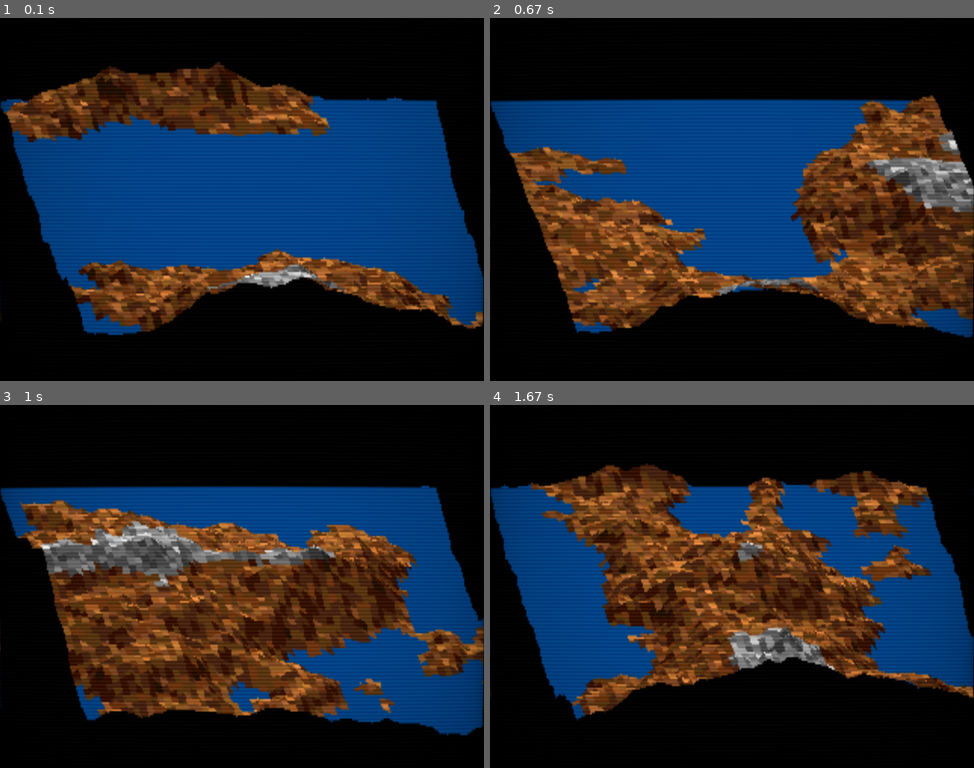
Above: before the commit, frames 1-4 (two rows, left to right).
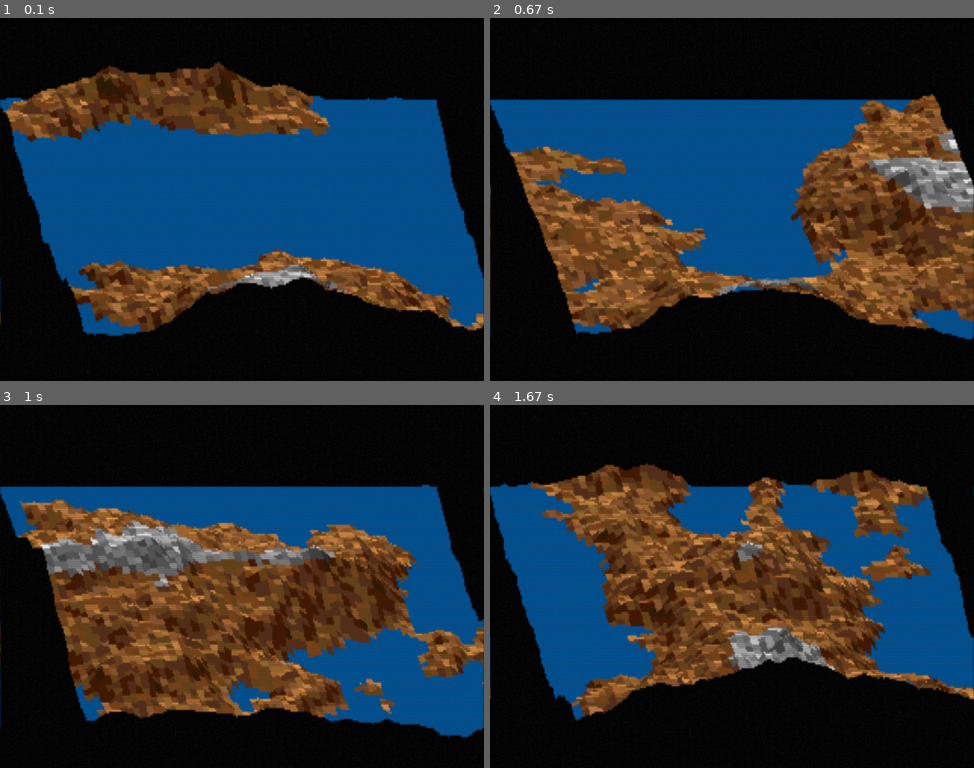
Above: after the commit, the same moments.

Repository: regeya/pygame-fractal-mountain
Game: pygame game, started from pygame-fractal-mountain.py
Same seed, same stepped clock (60 frames per second), same inputs: the game is played once before the commit and once after it.
Inputs:
- Up to frame 1 (0.1 s): no input
- Up to frame 2 (0.67 s): tap Enter at 0.33 s
- Up to frame 3 (1 s): tap Space at 0.67 s
- Up to frame 4 (1.67 s): tap Enter at 1 s; tap Space at 1.33 s

The runs differ from the first frame. In frame 1, 7.7% of the frame differs, in the area x 0-100%, y 12-88%; in frame 2, 8.4%; in frame 3, 8.5%, in the area x 0-100%, y 21-92%; in frame 4, 7.7%.

Commit message:
replaced generic crt shader with zfast

Diff:
--- a/pygame-fractal-mountain.py
+++ b/pygame-fractal-mountain.py
@@ -1,8 +1,3 @@
-#!/usr/bin/env python
-# Originally Copyright 1987 Compute! Publications, Inc.
-# All Rights Reserved.
-# Ported to Pygame 2020 Shane Simmons
-
 import pygame
 import random
 import pygame.gfxdraw
@@ -11,12 +6,14 @@
 from pygame.locals import *
 from datetime import datetime
 
-# --- CRT SHADER SOURCE ---
+# --- ZFAST CRT SHADER SOURCE ---
+# Adapted from: https://github.com/libretro/glsl-shaders/blob/master/crt/shaders/zfast_crt.glsl
 VERTEX_SHADER = """
 #version 330
 in vec2 in_vert;
 in vec2 in_uv;
 out vec2 v_uv;
+
 void main() {
     v_uv = in_uv;
     gl_Position = vec4(in_vert, 0.0, 1.0);
@@ -26,39 +23,65 @@
 FRAGMENT_SHADER = """
 #version 330
 uniform sampler2D tex;
+uniform vec4 SourceSize;
+uniform vec4 OutputSize;
 in vec2 v_uv;
 out vec4 f_color;
 
+// --- ADJUSTABLE PARAMETERS ---
+#define SCANLINE_WEIGHT 1.5         // Lower = softer scanlines, less banding
+#define SCANLINE_GAP_BRIGHTNESS 0.65 // Higher = less contrast, but smoother
+#define BLOOM_FACTOR 1.25
+#define INPUT_GAMMA 1.8
+#define OUTPUT_GAMMA 2.2
+
+// Simple hash for dithering (eliminates color banding)
+float rand(vec2 co) {
+    return fract(sin(dot(co.xy, vec2(12.9898, 78.233))) * 43758.5453);
+}
+
 void main() {
-    // Curvature effect
-    vec2 uv = v_uv * 2.0 - 1.0;
-    vec2 offset = abs(uv.yx) / vec2(12.0, 8.0); // Adjust for curve intensity
-    uv = uv + uv * offset * offset;
-    uv = uv * 0.5 + 0.5;
-
-    if (uv.x < 0.0 || uv.x > 1.0 || uv.y < 0.0 || uv.y > 1.0) {
+    vec2 uv = v_uv;
+
+    // 1. Curvature (Reduced slightly to prevent edge banding)
+    vec2 cc = uv - 0.5;
+    float dist = dot(cc, cc) * 0.002;
+    uv = (cc + cc * dist) + 0.5;
+
+    if (uv.x < 0.0 || uv.y < 0.0 || uv.x > 1.0 || uv.y > 1.0) {
         f_color = vec4(0.0, 0.0, 0.0, 1.0);
         return;
     }
 
-    vec4 baseColor = texture(tex, uv);
-
-    // Scanline intensity
-    baseColor.rgb *= 1.1; // 10% brightness boost
-    float scanline = sin(uv.y * 3.1415927 * 200.0) * 0.033333333;
-    baseColor.rgb -= scanline;
-
-
-    // Subtle Vignette
-    float vignette = uv.x * (1.0 - uv.x) * uv.y * (1.0 - uv.y) * 15.0;
-    baseColor.rgb *= pow(vignette, 0.08);
-
-    f_color = baseColor;
+    // 2. Sample Color & Linearize
+    vec3 col = texture(tex, uv).rgb;
+    col = pow(col, vec3(INPUT_GAMMA));
+
+    // 3. Smooth Scanlines (The "Zfast" Anti-Banding Method)
+    // We calculate the distance to the center of the source pixel
+    float pos_y = uv.y * SourceSize.y;
+    float delta_y = abs(fract(pos_y) - 0.5);
+
+    // Using smoothstep instead of a hard multiply reduces moiré patterns
+    float scanline = mix(1.0, SCANLINE_GAP_BRIGHTNESS, smoothstep(0.0, 0.5, delta_y * SCANLINE_WEIGHT));
+
+    // 4. Combine and Apply Bloom
+    col *= scanline;
+    col *= BLOOM_FACTOR;
+
+    // 5. Add Dither Noise
+    // This breaks up the "steps" in the gradient colors
+    float noise = (rand(uv) - 0.5) * (1.0 / 255.0);
+    col += noise;
+
+    // 6. Return to Gamma Space
+    f_color = vec4(pow(col, vec3(1.0 / OUTPUT_GAMMA)), 1.0);
 }
 """
 
 
 class drawMountain:
+    # (Original drawMountain logic remains unchanged)
     llv: int = 0
     maxLv: int = 0
     xm = 4.5
@@ -73,7 +96,7 @@
     def __init__(self):
         self.lv = [[0.0] * 65 for f in range(65)]
         self.colors = [[0, 0, 0]] * 32
-        self.surf = pygame.Surface((320, 200))  # Internal resolution
+        self.surf = pygame.Surface((320, 200))
         for a in range(16):
             r = min(int(16 * (a / 15.0)), 15)
             g = min(int(16 * (a / 25.0)), 15)
@@ -81,12 +104,11 @@
             r += r << 4
             g += g << 4
             b += b << 4
-            self.colors[a] = [r, g, b]  # dirt tones
-            self.colors[a + 16] = [r, r, r]  # snow tones
-            self.colors[16] = [0, 64, 128]  # water color
+            self.colors[a] = [r, g, b]
+            self.colors[a + 16] = [r, r, r]
+            self.colors[16] = [0, 64, 128]
 
     def getshade(self, a, b, x, y):
-        # (Keep original getshade logic)
         try:
             c, d = (x + 1 - (b - y)), (y + (a - x))
             xc, yc = x + 0.5, y + 0.5
@@ -115,28 +137,23 @@
     def draw(self):
         self.maxLv = 0
         self.surf.fill((0, 0, 0))
-        max = random.uniform(
-            0.95, 1.15
-        )  # maximum variation, original program says "1 is nice"
+        max_val = random.uniform(0.95, 1.15)
         for iter in range(6, 0, -1):
             sk = 2**iter
             hl = int(sk / 2)
-            # do tops
             for y in range(0, 65, sk):
                 for x in range(hl, 64, sk):
-                    ran = (random.random() - 0.5) * max * sk
+                    ran = (random.random() - 0.5) * max_val * sk
                     old = (self.lv[x - hl][y] + self.lv[x + hl][y]) / 2
                     self.lv[x][y] = old + ran
-                    # do bottoms
             for x in range(0, 65, sk):
                 for y in range(hl, 65, sk):
-                    ran = (random.random() - 0.5) * max * sk
+                    ran = (random.random() - 0.5) * max_val * sk
                     old = (self.lv[x][y - hl] + self.lv[x][y + hl]) / 2
                     self.lv[x][y] = old + ran
-                    # do centers
             for x in range(hl, 65, sk):
                 for y in range(hl, 65, sk):
-                    ran = (random.random() - 0.5) * max * sk
+                    ran = (random.random() - 0.5) * max_val * sk
                     old1 = (self.lv[x + hl][y - hl] + self.lv[x - hl][y + hl]) / 2
                     old2 = (self.lv[x - hl][y - hl] + self.lv[x + hl][y + hl]) / 2
                     old = (old1 + old2) / 2
@@ -188,14 +205,29 @@
 
 
 class CRTProcessor:
-    def __init__(self, width, height):
+    def __init__(self, internal_res, output_res):
         self.ctx = moderngl.create_context()
         self.prog = self.ctx.program(
             vertex_shader=VERTEX_SHADER, fragment_shader=FRAGMENT_SHADER
         )
 
-        # This defines the "quad" (two triangles) that fills the screen
-        # Each row is: x, y (position) and u, v (texture coordinates)
+        # Defensive uniform setting: Only set if the shader actually uses them
+        if "SourceSize" in self.prog:
+            self.prog["SourceSize"].value = (
+                internal_res[0],
+                internal_res[1],
+                1.0 / internal_res[0],
+                1.0 / internal_res[1],
+            )
+        if "OutputSize" in self.prog:
+            self.prog["OutputSize"].value = (
+                output_res[0],
+                output_res[1],
+                1.0 / output_res[0],
+                1.0 / output_res[1],
+            )
+
+        # Standard 4-point strip for a full-screen quad
         vertices = np.array(
             [
                 -1.0,
@@ -222,24 +254,24 @@
         self.vao = self.ctx.vertex_array(
             self.prog, [(self.vbo, "2f 2f", "in_vert", "in_uv")]
         )
-        self.texture = self.ctx.texture((width, height), 4)
+        self.texture = self.ctx.texture(internal_res, 4)
         self.texture.filter = (moderngl.LINEAR, moderngl.LINEAR)
 
     def render(self, surface):
-        # Convert Pygame surface to raw bytes for the GPU
-        rgba_data = pygame.image.tostring(surface, "RGBA", True)
+        rgba_data = pygame.image.tobytes(surface, "RGBA", True)
         self.texture.write(rgba_data)
         self.texture.use()
         self.vao.render(moderngl.TRIANGLE_STRIP)
 
 
 # --- MAIN LOOP ---
+WIDTH, HEIGHT = 960, 720
+INT_W, INT_H = 320, 200
+
 pygame.init()
-# Set display for OpenGL
-pygame.display.set_mode((960, 720), DOUBLEBUF | OPENGL)
-crt = CRTProcessor(320, 200)  # Process the low-res surface
+pygame.display.set_mode((WIDTH, HEIGHT), DOUBLEBUF | OPENGL)
+crt = CRTProcessor((INT_W, INT_H), (WIDTH, HEIGHT))
 dm = drawMountain()
-
 dm.draw()
 
 clock = pygame.time.Clock()
@@ -257,11 +289,8 @@
             else:
                 dm.draw()
 
-    # Clear GL Context
     crt.ctx.clear(0, 0, 0)
-    # Render mountain surface through the CRT shader
     crt.render(dm.surf)
-
     pygame.display.flip()
     clock.tick(60)
 
